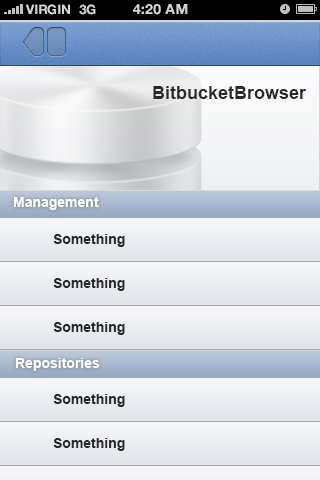
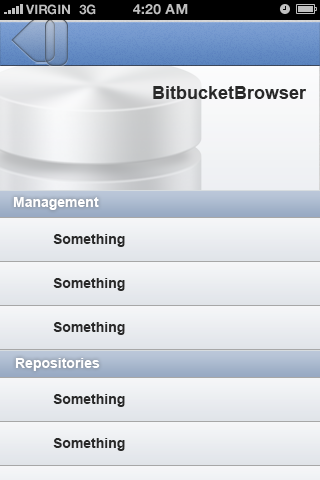
Before/after of a (320, 480) layered artwork. What changed in the layer stack:
painted on "battery", unmasked it over [296, 7, 317, 14]
painted on "alarm", unmasked it over [280, 4, 290, 14]
unmasked "background" over [26, 3, 317, 15]
painted on "blue button" over [45, 20, 68, 67]
painted on "back button" over [11, 20, 55, 64]
